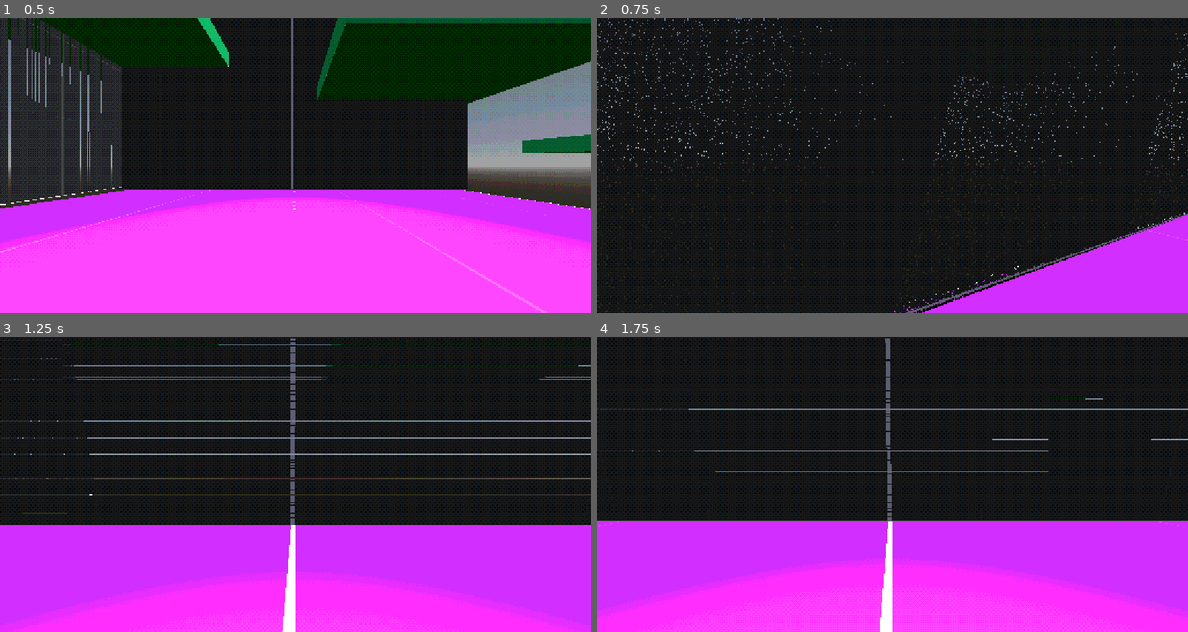
Above: before the commit, frames 1-4 (two rows, left to right).
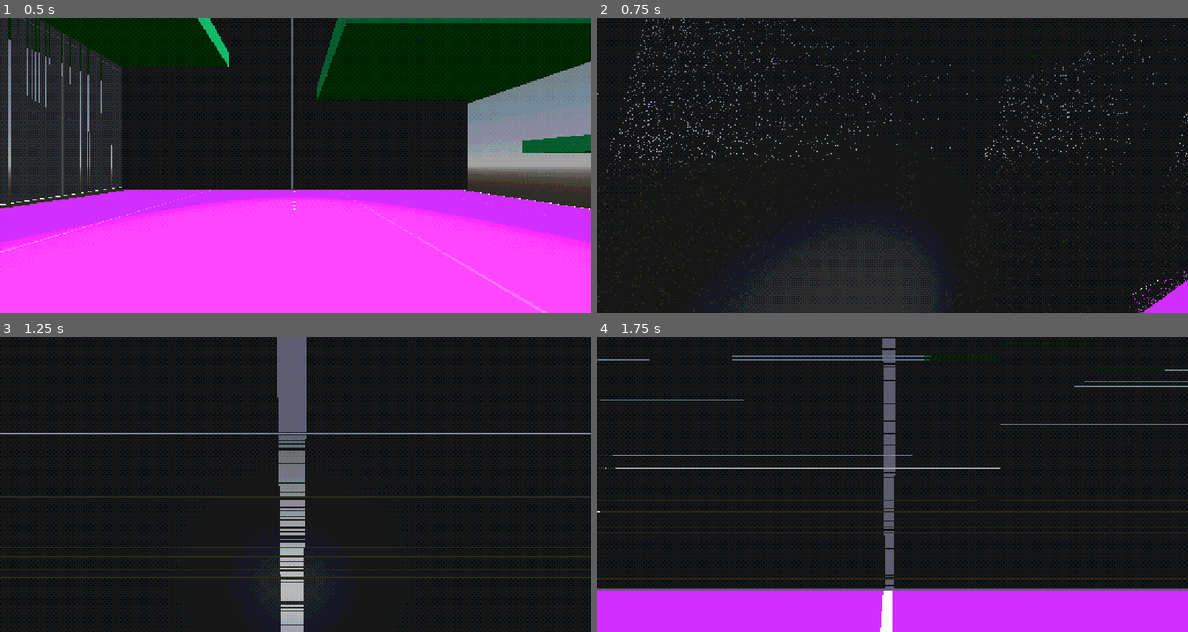
Above: after the commit, the same moments.

Repository: aru24sin/Blade
Game: Godot game, scene res://src/world/postprocessing.tscn
Two runs of this game, one before a commit and one after it. Both use one fixed random seed, a clock stepped at 60 frames per second and the inputs below. The engine's default icon, where the game draws it, is replaced by a stand-in: a white triangle on a blue panel in a dark square.
Inputs (mouse positions are in pixels of both pictures, inside the frame that each line leads up to):
- Up to frame 1 (0.5 s): no input
- Up to frame 2 (0.75 s): tap Enter at 0.5 s; move the mouse to (922, 165) at 0.52 s; hold Up (ui_up) from 0.53 s (still down); tap F (f) at 0.6 s
- Up to frame 3 (1.25 s): keep holding Up (ui_up); tap R (r) at 0.8 s
- Up to frame 4 (1.75 s): keep holding Up (ui_up); move the mouse to (862, 484) at 1.27 s; tap R (r) at 1.35 s; tap Shift (run) at 1.55 s

Frame 1 is identical in both runs. In frame 2, 10% of the frame differs, in the area x 0-100%, y 0-100%; in frame 3, 41%; in frame 4, 39%.

Commit message:
Update player3d.gd

Diff:
--- a/src/player/player3d.gd
+++ b/src/player/player3d.gd
@@ -6,13 +6,13 @@
 var health := 100.0
 var MOUSE_SENS := 0.010
 var gravity := -2.5
-var defaultSpeed := 60.0
-var speed := 75.0
+var defaultSpeed := 120
+var speed := 120
 var angForCamToLearpTo := 0.0
 var XangForCamToLearpTo := 0.0
 var vel := Vector3.ZERO
 var ySpeed := 0.0
-var jumpStrength := 85
+var jumpStrength := 90
 var jumpNum := 0
 var maxJumpAmt := 2
 
@@ -65,9 +65,9 @@
 
 
 	if Input.is_action_pressed("run"):
-		speed = 100
+		speed = 120
 	elif Input.is_action_just_released("run"):
-		speed = 75
+		speed = 120
 
 	if Input.is_action_just_pressed("f") and (dashNum < maxDashAmt):
 		dashFoward()
